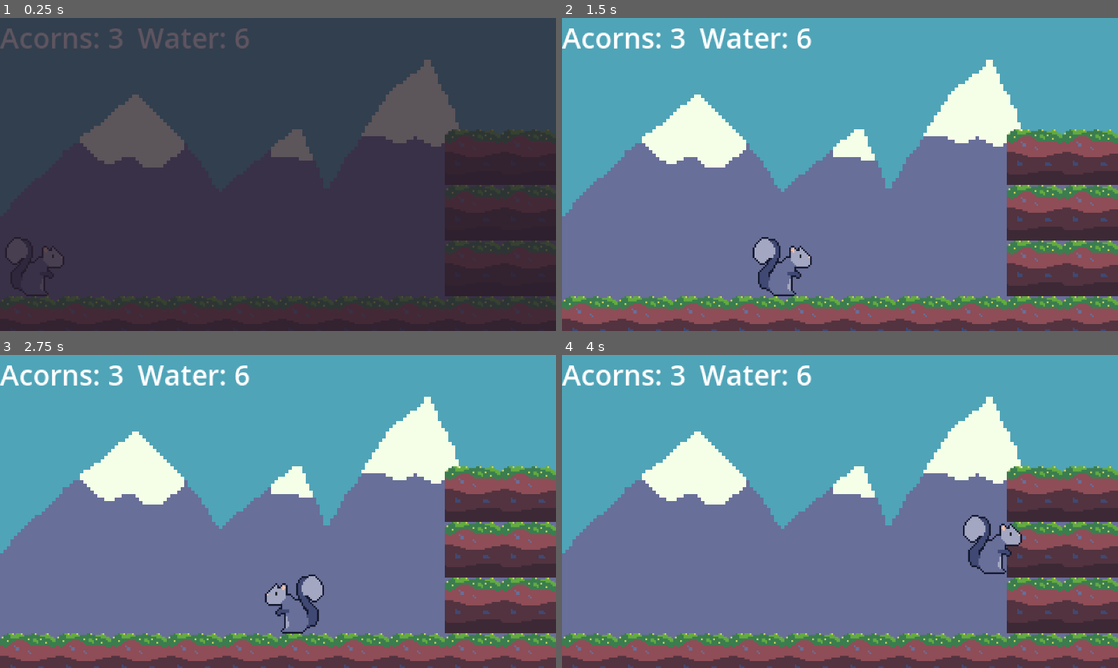
Above: before the commit, frames 1-4 (two rows, left to right).
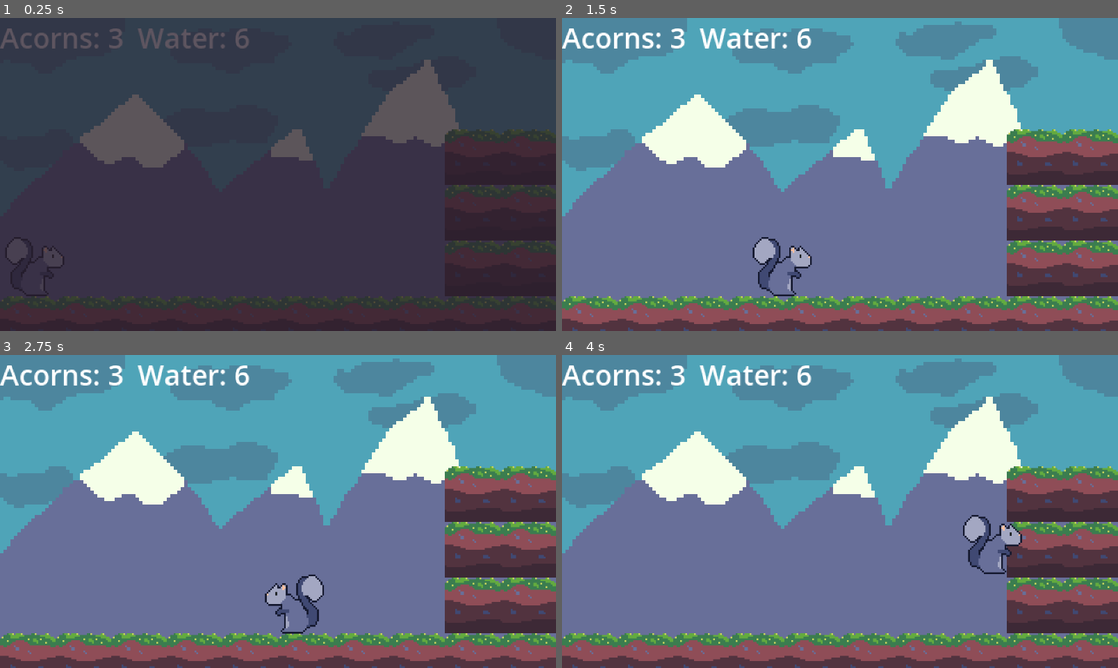
Above: after the commit, the same moments.

Repository: pjz987/growing
Game: Godot game, scene res://level.tscn
Same seed, same stepped clock (60 frames per second), same inputs: the game is played once before the commit and once after it.
Inputs (mouse positions are in pixels of both pictures, inside the frame that each line leads up to):
- Up to frame 1 (0.25 s): no input
- Up to frame 2 (1.5 s): move the mouse to (962, 158) at 0.52 s; hold D (move_right) from 0.53 s (still down); click (962, 158) at 0.67 s; tap Space (jump) at 0.77 s; move the mouse to (728, 190) at 1.27 s
- Up to frame 3 (2.75 s): tap Space (jump) at 1.52 s; move the mouse to (333, 442) at 2.02 s; release D (move_right) at 2.03 s; hold A (move_left) from 2.03 s (still down)
- Up to frame 4 (4 s): move the mouse to (812, 574) at 2.77 s; release A (move_left) at 2.78 s; hold D (move_right) from 2.78 s (still down); click (812, 574) at 2.92 s; tap Space (jump) at 3.02, 3.77 s; move the mouse to (1006, 558) at 3.52 s

The runs differ from the first frame. In frame 2, 11% of the frame differs, in the area x 0-100%, y 0-49%; in frame 3, 11%; in frame 4, 11%.

Commit message:
art stuff

Diff:
--- a/level.gd
+++ b/level.gd
@@ -9,6 +9,7 @@
 
 @onready var goal_label: Label = $Goal/GoalLabel
 @onready var blackout_layer: ColorRect = $BlackoutLayer
+@onready var blackout_layer_2: ColorRect = $BlackoutLayer2
 
 var next_level_scene: PackedScene
 
@@ -30,5 +31,9 @@
 func _on_goal_body_entered(body: Node2D) -> void:
 	goal_label.visible = true
 	blackout_layer.visible = true
+	blackout_layer_2.visible = true
 	await get_tree().create_tween().tween_property(blackout_layer, "color:a", 1.0, fade_in_out_time).finished
+	await get_tree().create_timer(1.0).timeout
+	await get_tree().create_tween().tween_property(blackout_layer_2, "color:a", 1.0, fade_in_out_time).finished
+	await get_tree().create_timer(0.5).timeout
 	get_tree().change_scene_to_packed(next_level_scene)
--- a/level.tscn
+++ b/level.tscn
@@ -49,4 +49,11 @@
 offset_bottom = 192.0
 color = Color(0.160784, 0.113725, 0.168627, 0)
 
+[node name="BlackoutLayer2" type="ColorRect" parent="."]
+visible = false
+z_index = 2
+offset_right = 320.0
+offset_bottom = 192.0
+color = Color(0.160784, 0.113725, 0.168627, 0)
+
 [connection signal="body_entered" from="Goal" to="." method="_on_goal_body_entered"]
Binary file changed: assets/background.png
Binary file changed: assets/tree-leaves.png
Binary file changed: assets/tree-top.png
